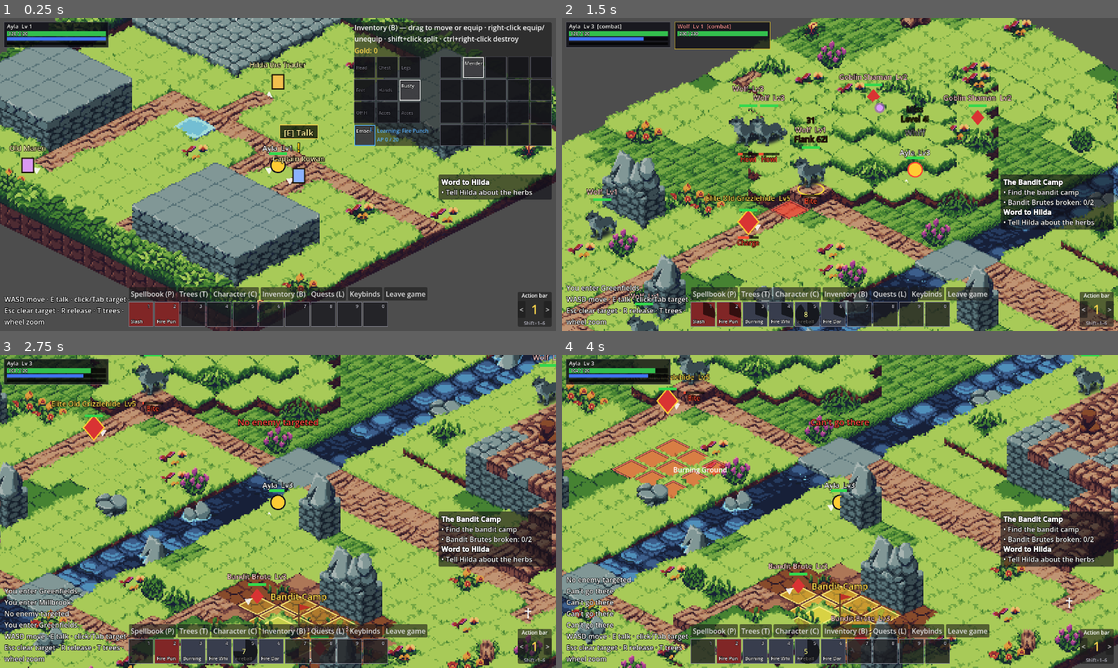
Above: before the commit, frames 1-4 (two rows, left to right).
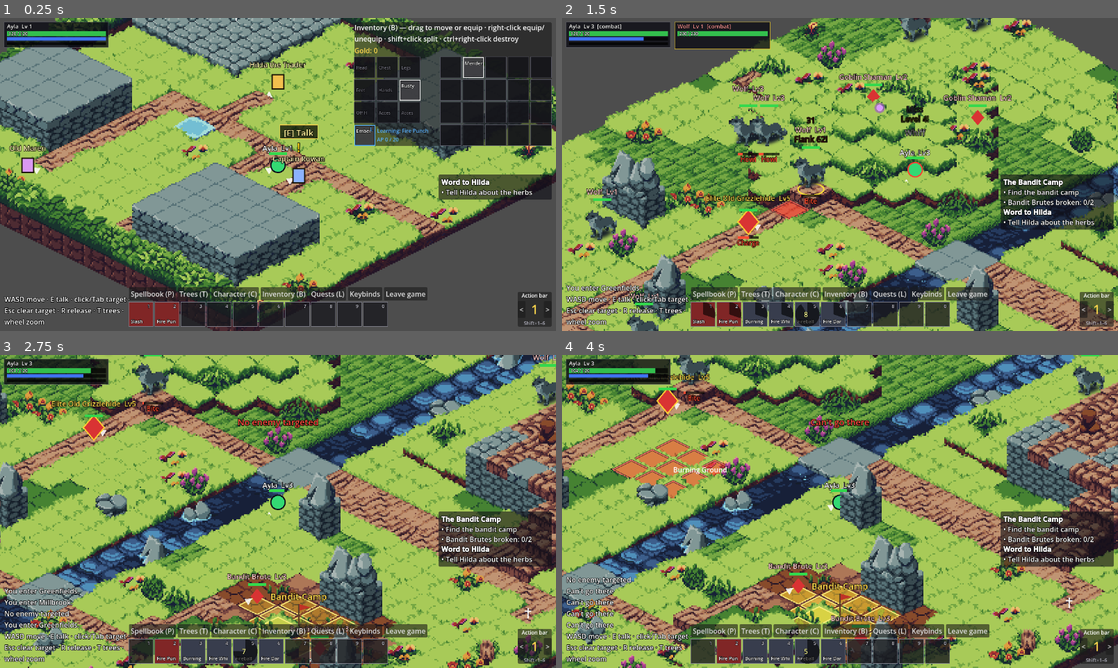
Above: after the commit, the same moments.

Repository: victorduvergermacarons-lang/Final-Wars
Game: Godot game, scene res://tests/visual/shots.tscn
The game is run twice, just before and just after one commit, with the same random seed, the same clock (stepped at 60 frames per second) and the same inputs. This scene is started directly instead of the project's main scene.
Inputs (mouse positions are in pixels of both pictures, inside the frame that each line leads up to):
- Up to frame 1 (0.25 s): no input
- Up to frame 2 (1.5 s): tap Enter at 0.5 s; drag from (617, 33) to (895, 105) at 0.52 s; click (840, 233) at 1.27 s; type "12" at 1.35 s
- Up to frame 3 (2.75 s): drag from (139, 652) to (250, 574) at 2.02 s
- Up to frame 4 (4 s): move the mouse to (728, 652) at 2.77 s; hold D (move_right) 2.78-3.5 s; hold R (release) 2.78-3.5 s; click (728, 652) at 2.92 s; drag from (756, 652) to (673, 464) at 3.52 s

The runs differ from the first frame. In frame 1, less than 0.1% of the frame differs, in the area x 48-52%, y 44-50%; in frame 2, 0.6%, in the area x 60-78%, y 0-51%; in frame 3, less than 0.1%; in frame 4, less than 0.1%.
Error in both runs: Invalid access to property or key 'camera' on a base object of type 'previously freed'. (res://tests/visual/shots.gd:177)

Commit message:
Pack of 3 wolves in Greenfields; wolf docs and playtest checklist
The pack waits in the north-west corner at (2,1), (4,1) and (3,3), out of howl
range of the lone wolves. CLAUDE.md gains a Creature art section and decisions;
docs/playtest-checklist-wolves.md covers facing, feet, running, the bite
frame, the howl, death and fade, and two-player sync.

Co-Authored-By: Claude Opus 5.5 <noreply@anthropic.com>
Claude-Session: https://claude.ai/code/session_01NkxcXD4xqQYvGrzBVzDJEX

Diff:
--- a/content/zones/greenfields.tres
+++ b/content/zones/greenfields.tres
@@ -17,6 +17,21 @@
 side = Vector2i(-1, 0)
 to_zone = &"town"
 offset = -13
+
+[sub_resource type="Resource" id="Resource_pack0"]
+script = ExtResource("1_my1eq")
+enemy = ExtResource("2_je035")
+tile = Vector2i(2, 1)
+
+[sub_resource type="Resource" id="Resource_pack1"]
+script = ExtResource("1_my1eq")
+enemy = ExtResource("2_je035")
+tile = Vector2i(4, 1)
+
+[sub_resource type="Resource" id="Resource_pack2"]
+script = ExtResource("1_my1eq")
+enemy = ExtResource("2_je035")
+tile = Vector2i(3, 3)
 
 [sub_resource type="Resource" id="Resource_h7mpn"]
 script = ExtResource("1_my1eq")
@@ -118,6 +133,6 @@
 sight_rows = PackedStringArray("..............................", "......................#.......", "..............#.... …(931 unchanged characters)…
 graveyards = Array[Vector2i]([Vector2i(27, 14)])
 hero_spawns = Array[Vector2i]([Vector2i(2, 25)])
-enemy_spawns = Array[ExtResource("1_my1eq")]([SubResource("R …(285 unchanged characters)… e_03101"), SubResource("Resource_ly8hc")])
+enemy_spawns = Array[ExtResource("1_my1eq")]([SubResource("R …(285 unchanged characters)… e_03101"), SubResource("Resource_ly8hc"), SubResource("Resource_pack0"), SubResource("Resource_pack1"), SubResource("Resource_pack2")])
 landmarks = Array[ExtResource("9_r84w6")]([SubResource("Resource_8bhnn")])
 edges = Array[ExtResource("1_ly8hc")]([SubResource("Resource_r84w6")])
--- a/tests/integration/test_game_smoke.gd
+++ b/tests/integration/test_game_smoke.gd
@@ -140,7 +140,7 @@
 	var new_view := game.get_node_or_null("WorldView")
 	assert_not_null(new_view)
 	assert_ne(new_view, old_view, "the view was rebuilt for the new zone")
-	assert_eq(session.actors().filter(func(a): return a is Enemy).size(), 11, "now seeing Greenfields' enemies")
+	assert_eq(session.actors().filter(func(a): return a is Enemy).size(), 14, "now seeing Greenfields' enemies (11 + the wolf pack)")
 
 	# Saving writes the hero's progress to the store.
 	game.store = CharacterStore.new("user://test_smoke_characters")
--- a/tests/unit/test_content.gd
+++ b/tests/unit/test_content.gd
@@ -44,14 +44,14 @@
 	assert_eq(grid.width, 30)
 	assert_eq(grid.depth, 30)
 	assert_eq(grid.height_at(Vector2i(25, 5)), 4, "plateau")
-	assert_eq(zone.enemy_spawns.size(), 11)
+	assert_eq(zone.enemy_spawns.size(), 14) # 11 + the wolf pack of 3
 	var counts := {}
 	for s in zone.enemy_spawns:
 		counts[s.enemy.id] = counts.get(s.enemy.id, 0) + 1
 		assert_true(grid.is_walkable(s.tile))
 		var path := Pathfinder.find_path(grid, zone.hero_spawns[0], s.tile, 2, {}, -1, 100000)
 		assert_false(path.is_empty(), "%s at %s is reachable" % [s.enemy.id, s.tile])
-	assert_eq(counts, {&"wolf": 4, &"goblin_shaman": 2, &"bandit_brute": 2, &"fen_skirmisher": 2,
+	assert_eq(counts, {&"wolf": 7, &"goblin_shaman": 2, &"bandit_brute": 2, &"fen_skirmisher": 2,
 			&"old_grizzlehide": 1})
 
 
@@ -66,7 +66,7 @@
 func test_world_starts_from_shipped_content() -> void:
 	var world := WorldSim.new(db.zones[&"greenfields"], db.rules, 1)
 	var hero := world.add_hero(db.heroes[&"adventurer"])
-	assert_eq(world.enemies().size(), 11)
+	assert_eq(world.enemies().size(), 14)
 	assert_eq(hero.equipped_in(EquipSlot.Id.MAIN_HAND).id, &"rusty_shortsword")
 	assert_eq(hero.learning_item.id, &"ember_fist_scroll", "starts learning Fire Punch")
 	assert_eq(hero.bag.count_of(db.items[&"menders_scroll"]), 1)
--- a/tests/unit/test_wolf_pack.gd
+++ b/tests/unit/test_wolf_pack.gd
@@ -78,3 +78,17 @@
 	var anim := CreatureAnimator.new()
 	var pick := anim.pick(spotter, wolf_def.art, world.now)
 	assert_eq(pick.anim, "howl")
+
+
+func test_greenfields_has_a_pack_of_three_far_from_lone_wolves() -> void:
+	var zone: ZoneDef = ContentDB.zones[&"greenfields"]
+	var pack: Array[Vector2i] = [Vector2i(2, 1), Vector2i(4, 1), Vector2i(3, 3)]
+	var others: Array[Vector2i] = []
+	for s in zone.enemy_spawns:
+		if s.enemy.id == &"wolf" and not pack.has(s.tile):
+			others.append(s.tile)
+	for p in pack:
+		assert_true(zone.enemy_spawns.any(func(s): return s.tile == p and s.enemy.id == &"wolf"), "pack wolf at %s" % p)
+		for o in others:
+			assert_gt(GridModel.distance(p, o), zone.enemy_spawns[0].enemy.pack_call_radius,
+					"a pack howl can't reach the lone wolf at %s" % o)
--- a/tests/visual/shots.gd
+++ b/tests/visual/shots.gd
@@ -207,5 +207,16 @@
 	line[0].respawn_at = INF
 	view4._flash_until[line[1].id] = session.render_time() + 30.0
 	await _shot("19_wolf_death_and_flash")
+	# 17. The pack in the north-west corner: one wolf spots the hero and howls,
+	# then the pack closes in.
+	hero.hp = hero.current_stats(session.now()).hp
+	hero.move.place(Vector2i(3, 7))
+	await _snap_camera(hero)
+	await get_tree().create_timer(0.5).timeout
+	await _snap_camera(hero)
+	await _shot("20_pack_howl")
+	await get_tree().create_timer(1.6).timeout
+	await _snap_camera(hero)
+	await _shot("21_pack_closing_in")
 	view4.camera.step_zoom(-1)
 	get_tree().quit()
Not shown, changed: CLAUDE.md
Not shown, added: docs/playtest-checklist-wolves.md
